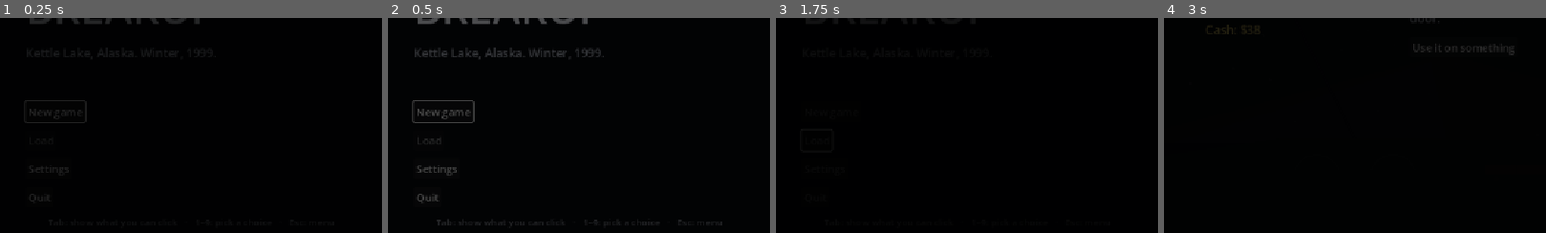
Above: before the commit, frames 1-4 (left to right).
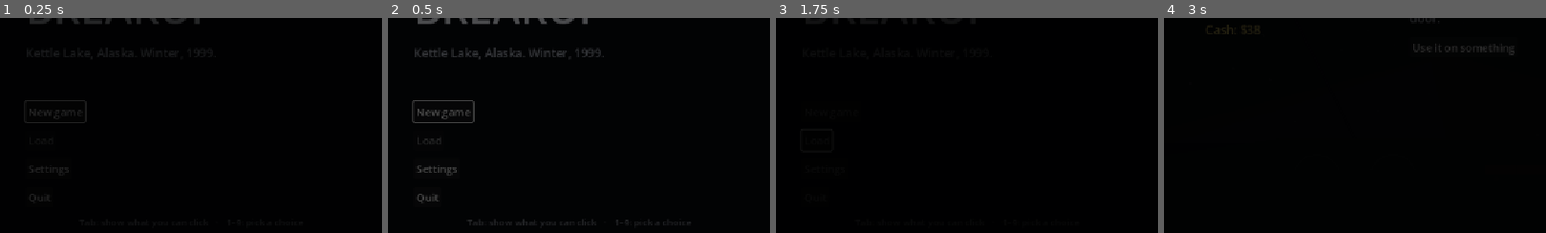
Above: after the commit, the same moments.

Repository: MicolDellaColletta/breakup
Game: Godot game, scene res://scenes/title.tscn
The game is run twice, just before and just after one commit, with the same random seed, the same clock (stepped at 60 frames per second) and the same inputs. Sound files missing from this copy of the repository are replaced by a short silence.
Inputs (mouse positions are % of the whole screen's width and height, from its top left):
- Up to frame 1 (0.25 s): no input
- Up to frame 2 (0.5 s): no input
- Up to frame 3 (1.75 s): click "New game" at 0.5 s; tap Enter (ui_accept) at 1.25, 1.52 s; move the mouse to (72, 45) at 1.27 s; hold Tab from 1.28 s (still down); click (72, 45) at 1.42 s
- Up to frame 4 (3 s): move the mouse to (30, 55) at 2.02 s; release Tab at 2.03 s; tap 1 at 2.1 s; click (30, 55) at 2.17 s; click "Pockets" at 2.75 s
The pictures show only the part of the screen within x 5-55%, y 27-77%; the shares and areas given below are measured in that part.

The runs differ from the first frame. In frame 2, 0.2% of the frame differs, in the area x 12-88%, y 93-97%; in frame 3, less than 0.1%; in frame 4, nothing differs.

Commit message:
Review two (code): buttons don't steal Space/Enter, visit show= soft lock, new stock swaps into occupied spots, back shelf 20 spots, back door hotspot off the sink, title hint, Esc closes pockets, ad-hoc Mac signing
Co-Authored-By: Claude Opus 5.5 <noreply@anthropic.com>
Claude-Session: https://claude.ai/code/session_01FfTQbNb7gouRm2E4pjXUsr

Diff:
--- a/scripts/counter.gd
+++ b/scripts/counter.gd
@@ -270,6 +270,10 @@
 	column.add_story(USE_PATH)
 	column.add_story(EXAMINE_PATH)
 	_show_view("counter")
+	# Buttons never keep the keyboard: Space and Enter are for the story, not
+	# for pressing Take again.
+	for button in find_children("*", "BaseButton", true, false):
+		button.focus_mode = Control.FOCUS_NONE
 	column.set_input_enabled(false)
 	await Transition.fade_in(2.0)
 	column.set_input_enabled(true)
@@ -502,7 +506,9 @@
 	if there == _selected:
 		_put_down()
 		return
-	if not _fits(_selected, shelf) or (there != "" and not _fits(there, GameState.shelf_spot_of(_selected)[0])):
+	# New stock on the counter isn't on a shelf: whatever it displaces goes back on the counter.
+	var from_shelf: String = GameState.shelf_spot_of(_selected)[0]
+	if not _fits(_selected, shelf) or (there != "" and from_shelf != "" and not _fits(there, from_shelf)):
 		_tool_note = _wont_fit(_selected, shelf)
 		_show_details()
 		return
--- a/scripts/game_state.gd
+++ b/scripts/game_state.gd
@@ -343,7 +343,7 @@
 # (duck_call/marks): scripts/props.gd.
 var known_props: Array[String] = []
 
-const SHELF_SPOTS: Dictionary = {"floor": 16, "back": 12, "window": 3}
+const SHELF_SPOTS: Dictionary = {"floor": 16, "back": 20, "window": 3}
 var shelf_floor: Array[String] = []
 var shelf_back: Array[String] = []
 var shelf_window: Array[String] = []
@@ -793,6 +793,7 @@
 
 func record_sale(item_name: String, item_id: String, price: int, buyer: String) -> void:
 	sold.append(item_id)
+	unshelved.erase(item_id)
 	take_off_shelves(item_id)
 	till += price
 	till_by_ledger += price
@@ -803,6 +804,7 @@
 # leaves the shop, and the ledger says so. No money changes hands.
 func record_release(item_name: String, item_id: String, to: String) -> void:
 	sold.append(item_id)
+	unshelved.erase(item_id)
 	take_off_shelves(item_id)
 	var who: String = (" to " + to) if to != "" else ""
 	ledger_lines.append("%s. %s, given back%s. No ticket." % [date_text(), item_name, who])
--- a/scripts/hud.gd
+++ b/scripts/hud.gd
@@ -37,6 +37,9 @@
 	toast.modulate.a = 0.0
 	pockets_button.pressed.connect(open_pockets)
 	menu_button.pressed.connect(_open_menu)
+	# Space and Enter belong to the story, never to a button that was clicked.
+	pockets_button.focus_mode = Control.FOCUS_NONE
+	menu_button.focus_mode = Control.FOCUS_NONE
 	close_button.pressed.connect(close_pockets)
 	read_button.pressed.connect(_on_read_pressed)
 	use_button.pressed.connect(_on_use_pressed)
--- a/scripts/menu.gd
+++ b/scripts/menu.gd
@@ -51,14 +51,15 @@
 	elif pause_panel.visible:
 		resume()
 	elif not _on_title() and not Transition.busy:
+		Hud.close_pockets()
 		open_pause()
 
 # --- Public: what other scenes can use ---
 
 # A small grey line with KEYS_HINT on it.
-func keys_hint_label() -> Label:
+func keys_hint_label(on_title: bool = false) -> Label:
 	var hint: Label = Label.new()
-	hint.text = KEYS_HINT
+	hint.text = KEYS_HINT.replace("   ·   Esc: menu", "") if on_title else KEYS_HINT
 	hint.horizontal_alignment = HORIZONTAL_ALIGNMENT_CENTER
 	hint.add_theme_font_size_override("font_size", 14)
 	hint.add_theme_color_override("font_color", Color(0.7, 0.72, 0.76, 0.6))
--- a/scripts/shelf_view.gd
+++ b/scripts/shelf_view.gd
@@ -144,9 +144,9 @@
 					out.append({"shelf": "floor", "spot": layout[0] + row * layout[2] + col, "rect": _cell(area, layout[1], layout[2], row, col)})
 		_:
 			var area: Rect2 = _inner_rect()
-			for row in 3:
-				for col in 4:
-					out.append({"shelf": "back", "spot": row * 4 + col, "rect": _cell(area, 3, 4, row, col)})
+			for row in 4:
+				for col in 5:
+					out.append({"shelf": "back", "spot": row * 5 + col, "rect": _cell(area, 4, 5, row, col)})
 	return out
 
 # Each spot's box, in the same order as spots().
@@ -164,7 +164,7 @@
 # Where new stock waits: along the back of the counter, under the window.
 func _new_stock_rect() -> Rect2:
 	var window: Rect2 = _window_rect()
-	return Rect2(Vector2(window.position.x, window.end.y + 6), Vector2(window.size.x, size.y * 0.82 - window.end.y - 8))
+	return Rect2(Vector2(window.position.x, window.end.y + 6), Vector2(window.size.x, maxf(size.y * 0.82 - window.end.y - 8, 0.0)))
 
 func counter_rect() -> Rect2:
 	return Rect2(Vector2(size.x * 0.32, size.y * 0.85), Vector2(size.x * 0.36, size.y * 0.13))
@@ -294,7 +294,7 @@
 	draw_rect(Rect2(Vector2.ZERO, size), BACK_WALL)
 	_draw_panelling(_inner_rect())
 	if mode == "back":
-		_draw_case(_inner_rect(), 3)
+		_draw_case(_inner_rect(), 4)
 	else:
 		_draw_case(_wall_shelves_rect(), WALL_SPOTS[mode][1])
 	if mode == "right":
--- a/scripts/title.gd
+++ b/scripts/title.gd
@@ -15,7 +15,7 @@
 
 func _ready() -> void:
 	Hud.visible = false
-	$Layout.add_child(Menu.keys_hint_label())
+	$Layout.add_child(Menu.keys_hint_label(true))
 	continue_button.pressed.connect(_continue)
 	new_game_button.pressed.connect(_new_game)
 	load_button.pressed.connect(Menu.open_slots.bind(false, true))
--- a/scripts/visit.gd
+++ b/scripts/visit.gd
@@ -136,6 +136,10 @@
 		return
 	_show_room(_fading_to)
 	_fading_to = ""
+	# The section may have ended during the fade and set out the last room's
+	# spots: set out this one's.
+	if not _busy and not _ending:
+		_ready_to_move()
 	fade = create_tween()
 	fade.tween_property(self, "modulate", Color.WHITE, VIEW_FADE)
 
--- a/story/spots.cfg
+++ b/story/spots.cfg
@@ -638,7 +638,7 @@
 label="The back door"
 use_back_door_key="use_back_key_back_room_door"
 section="look_back_room_door"
-rect="0.64, 0.22, 0.12, 0.48"
+rect="0.69, 0.22, 0.09, 0.48"
 
 [furnace]
 scene="shop"
--- a/tests/test_shop.gd
+++ b/tests/test_shop.gd
@@ -22,7 +22,7 @@
 func _shelves() -> void:
 	section("The shelves: pick up, put down, swap")
 	var counter: Node = await _open(1)
-	check(gs.shelf_floor.size() == 16 and gs.shelf_back.size() == 12 and gs.shelf_window.size() == 3, "sixteen spots out front, twelve on the back shelf, three in the window")
+	check(gs.shelf_floor.size() == 16 and gs.shelf_back.size() == 20 and gs.shelf_window.size() == 3, "sixteen spots out front, twenty on the back shelf, three in the window")
 	check(gs.shelf_floor.has("duck_call") and gs.shelf_back.has("tin_box") and not gs.shelf_back.has("silver_dollars"), "everything in the shop has a spot; what hasn't come in yet doesn't")
 	counter._show_view("left")
 	var view: Node = counter.get_node("%ShelfView")
@@ -76,7 +76,7 @@
 	counter.turn("around")
 	check(view.mode == "right" and view.spots()[0]["spot"] == 10, "turning around from there: the right wall, with the door")
 	counter.turn("right")
-	check(view.mode == "back" and view.spots().size() == 12 and view.spots()[0]["shelf"] == "back", "turning right again: the back shelf")
+	check(view.mode == "back" and view.spots().size() == 20 and view.spots()[0]["shelf"] == "back", "turning right again: the back shelf")
 	view.object_clicked.emit("register")
 	check(counter.get_node("%RegisterPanel").visible and not counter.get_node("%ShelfPanel").visible and counter.get_node("%PanelBar").visible, "the register opens over the shelves")
 	check(not counter.get_node("%FlipButton").visible, "(a register has no back half)")
Not shown, changed: export_presets.cfg
